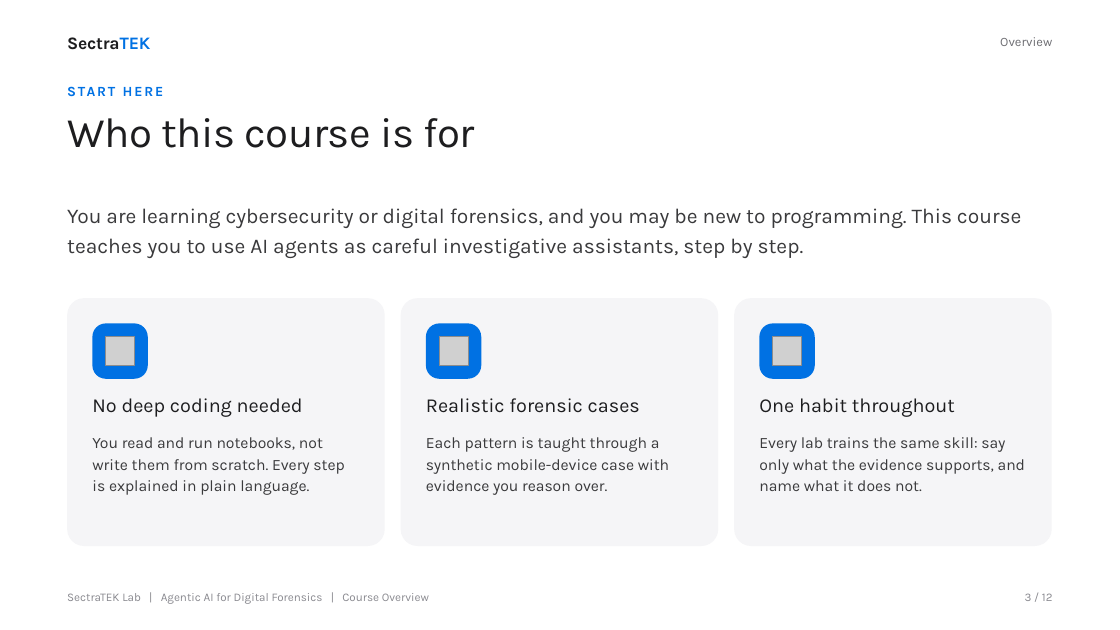
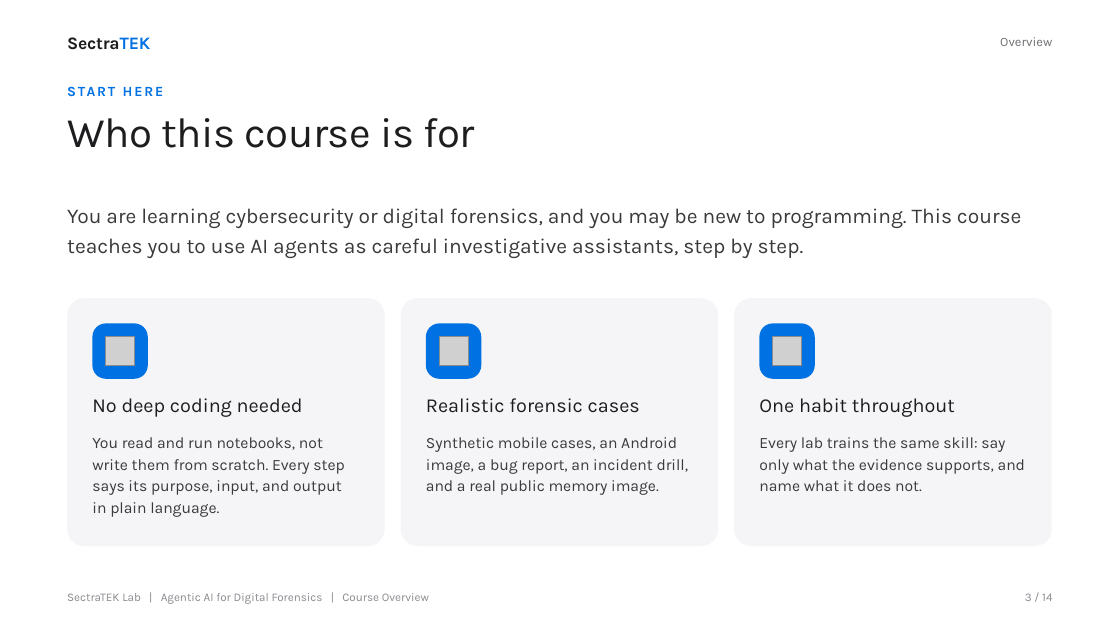
Before and after one commit to danjethh/sectratek-AI-Lab, a slide deck: slide 3 of course_overview/SectraTEK_Course_Overview.pptx. Drawn at 1120x630 pixels with LibreOffice and Linux fonts; fonts in the diff are those of the drawing; grey boxes stand for pictures. Boxes give left, top, right and bottom in pixels: in the first picture for what was removed or moved away, otherwise in the second. Text is boxed around its words. In the diff, an @@ line names an element or a change of style, - is before the commit and + after.

```diff
--- a/course_overview/SectraTEK_Course_Overview.pptx
+++ b/course_overview/SectraTEK_Course_Overview.pptx
@@ text at bbox=[92, 437, 344, 517]: text changed @@
-You read and run notebooks, not write them from scratch. Every step is explained in plain language.
+You read and run notebooks, not write them from scratch. Every step says its purpose, input, and output in plain language.
@@ text at bbox=[426, 437, 689, 495]: text changed @@
-Each pattern is taught through a synthetic mobile-device case with evidence you reason over.
+Synthetic mobile cases, an Android image, a bug report, an incident drill, and a real public memory image.
@@ text at bbox=[1025, 593, 1052, 601]: text changed @@
-3 / 12
+3 / 14
```
Also in this commit, not shown: 11 other slides changed, 2 slides added, 4 other files.
